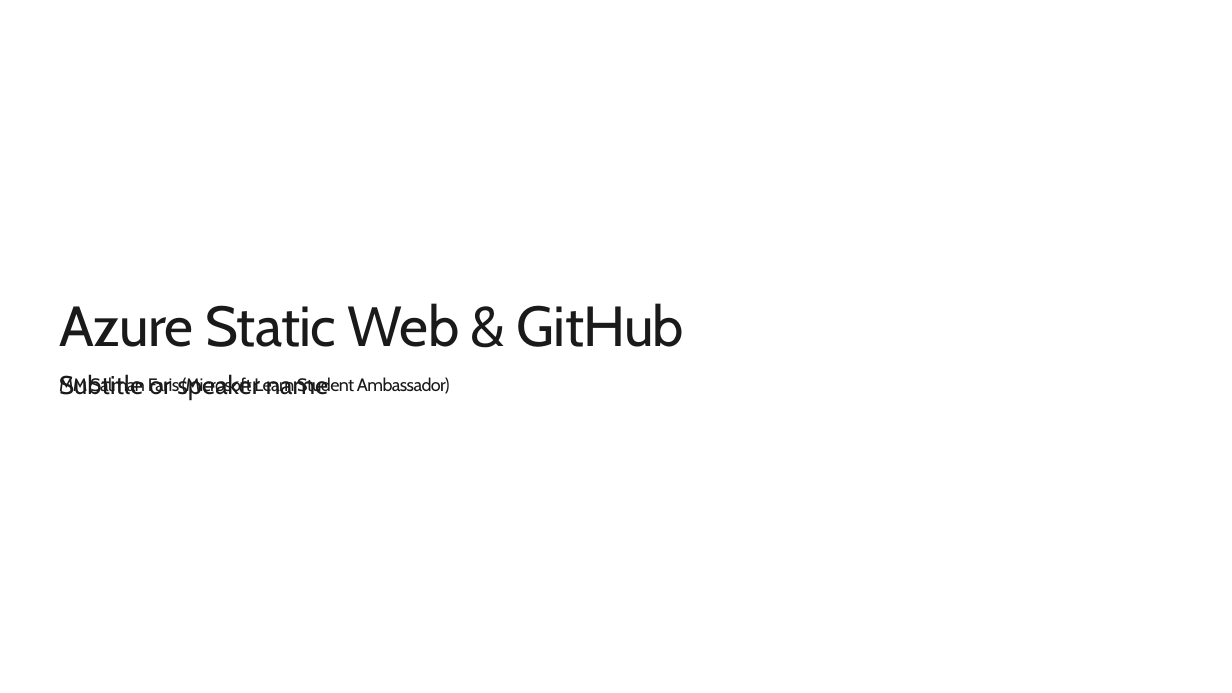
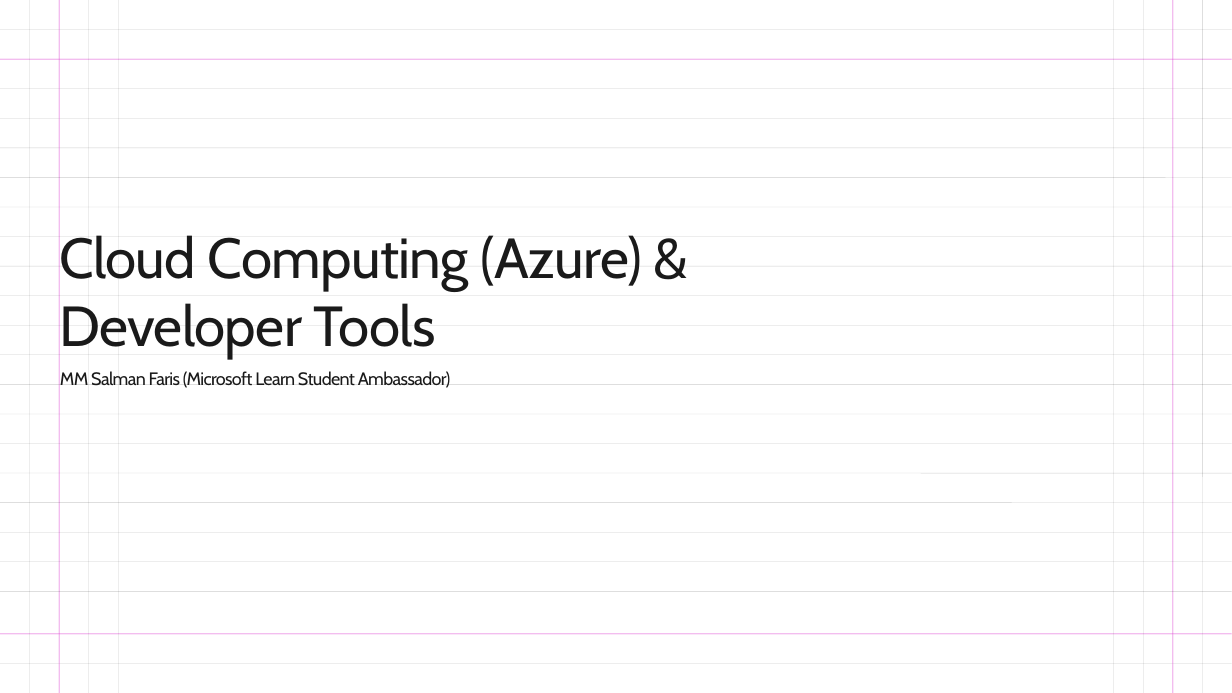
Before and after one commit to mmsalmanfaris/MLSA-Event-Documents, a slide deck: slide 2 of Cloud Computing (Azure) & Developer Tools/Main Slide.pptx. Drawn at 1232x693 pixels with LibreOffice and Linux fonts; fonts in the diff are those of the drawing; background and template pictures are left out. Boxes give left, top, right and bottom in pixels: in the first picture for what was removed or moved away, otherwise in the second. Text is boxed around its words. In the diff, an @@ line names an element or a change of style, - is before the commit and + after.

Commit message:
pdf and poster

```diff
--- a/Cloud Computing (Azure) & Developer Tools/Main Slide.pptx
+++ b/Cloud Computing (Azure) & Developer Tools/Main Slide.pptx
@@ title at [59, 230, 641, 359]: text changed @@
-Azure Static Web & GitHub
+Cloud Computing (Azure) & Developer Tools
@@ text removed at [59, 374, 328, 400] @@
-Subtitle or speaker name
@@ text "MM Salman Faris (Microsoft Learn ...": place and size @@
-text "MM Salman Faris (Microsoft Learn ..." at [59, 377, 449, 397]
+text "MM Salman Faris (Microsoft Learn ..." at [60, 371, 450, 388]
@@ group added at [0, 0, 1232, 693]: 30 lines @@
```
Also in this commit, not shown: 30 other slides changed, 4 slides added, 4 slides removed, 2 other files.
